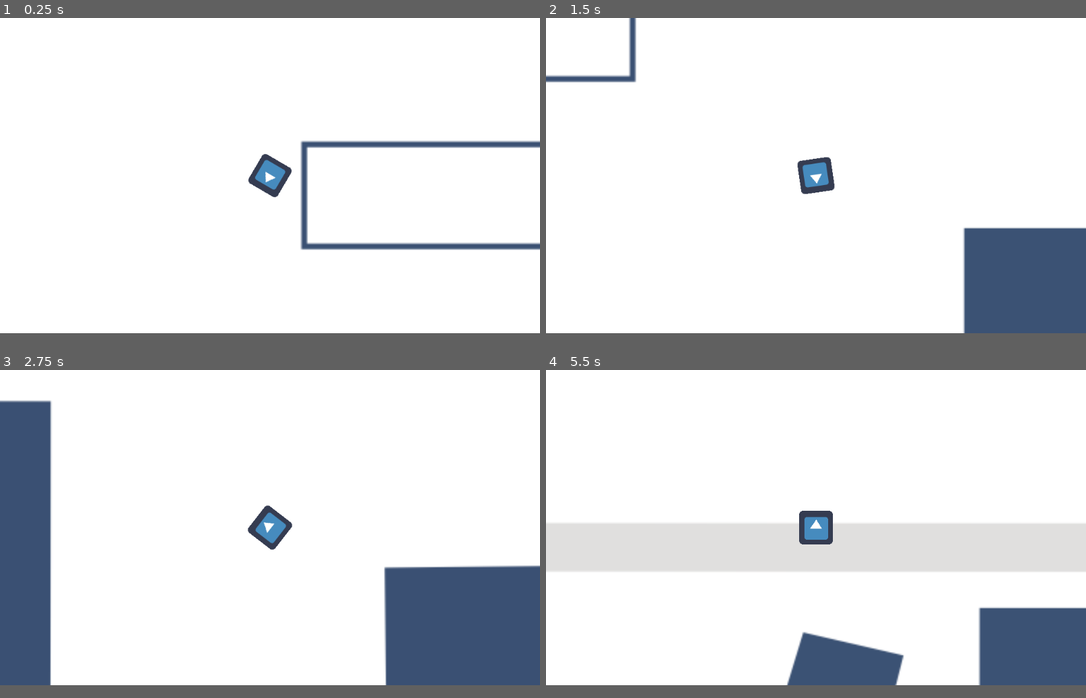
Above: before the commit, frames 1-4 (two rows, left to right).
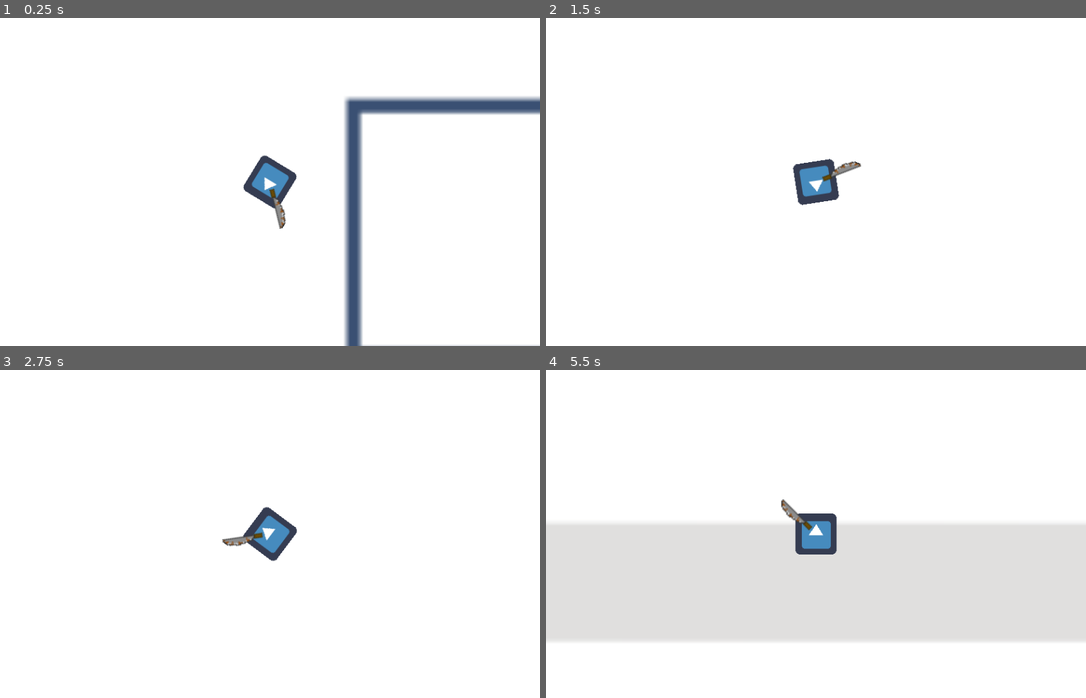
Above: after the commit, the same moments.

Repository: Phantonia/gamejam-2022
Game: Godot game, scene res://game.tscn
The game is run twice, just before and just after one commit, with the same random seed, the same clock (stepped at 60 frames per second) and the same inputs. The engine's default icon, where the game draws it, is replaced by a stand-in: a white triangle on a blue panel in a dark square.
Inputs (mouse positions are in pixels of both pictures, inside the frame that each line leads up to):
- Up to frame 1 (0.25 s): no input
- Up to frame 2 (1.5 s): tap Enter at 0.5 s; move the mouse to (934, 159) at 0.52 s; hold D 0.53-1.28 s; click (934, 159) at 0.67 s; move the mouse to (708, 191) at 1.27 s; hold S from 1.28 s (still down); click (708, 191) at 1.42 s
- Up to frame 3 (2.75 s): move the mouse to (324, 458) at 2.02 s; release S at 2.03 s; hold D from 2.03 s (still down); click (324, 458) at 2.17 s
- Up to frame 4 (5.5 s): move the mouse to (789, 589) at 2.77 s; release D at 2.78 s; hold W 2.78-3.53 s; click (789, 589) at 2.92 s; move the mouse to (978, 573) at 3.52 s; hold A 3.53-5.03 s; click (978, 573) at 3.67 s; move the mouse to (654, 481) at 4.27 s; click (654, 481) at 4.42 s; move the mouse to (843, 527) at 5.02 s; hold S from 5.03 s (still down); click (843, 527) at 5.17 s
The window is 800x468 before the commit and 800x487 after it. Grey fills any space a smaller window leaves; there, only what the larger window draws over its background counts as a difference.

The runs differ from the first frame. In frame 1, 7.4% of the frame differs, in the area x 45-100%, y 24-100%; in frame 2, 8.8%; in frame 3, 20%; in frame 4, 27%, in the area x 0-100%, y 39-97%.

Commit message:
add weapon

Diff:
--- a/player.gd
+++ b/player.gd
@@ -35,7 +35,12 @@
 func _input(event):
 	if event is InputEventMouseButton:
 		if event.button_index == BUTTON_LEFT and event.pressed:
-			print("attack!")
+			attack()
+
+func attack():
+	$WeaponAttachment.rotation = -1
+	yield(get_tree().create_timer(.1), "timeout")
+	$WeaponAttachment.rotation = 0
 
 func _physics_process(delta):
 	move_and_collide(movementInput * speed)
--- a/player.tscn
+++ b/player.tscn
@@ -1,10 +1,11 @@
-[gd_scene load_steps=4 format=2]
+[gd_scene load_steps=5 format=2]
 
 [ext_resource path="res://icon.png" type="Texture" id=1]
 [ext_resource path="res://player.gd" type="Script" id=2]
+[ext_resource path="res://assets/player/player_weapon.png" type="Texture" id=3]
 
 [sub_resource type="CircleShape2D" id=1]
-radius = 35.0571
+radius = 19.0
 
 [node name="KinematicBody2D" type="KinematicBody2D"]
 script = ExtResource( 2 )
@@ -13,7 +14,15 @@
 shape = SubResource( 1 )
 
 [node name="Sprite" type="Sprite" parent="."]
+scale = Vector2( 0.5, 0.5 )
 texture = ExtResource( 1 )
 
 [node name="Camera2D" type="Camera2D" parent="."]
 current = true
+zoom = Vector2( 0.5, 0.5 )
+
+[node name="WeaponAttachment" type="Node2D" parent="."]
+
+[node name="Sprite2" type="Sprite" parent="WeaponAttachment"]
+position = Vector2( -15, -15 )
+texture = ExtResource( 3 )
--- a/project.godot
+++ b/project.godot
@@ -14,6 +14,14 @@
 run/main_scene="res://game.tscn"
 config/icon="res://icon.png"
 
+[display]
+
+window/size/width=420
+window/size/height=256
+window/size/resizable=false
+window/size/test_width=840
+window/size/test_height=512
+
 [gui]
 
 common/drop_mouse_on_gui_input_disabled=true
Binary file added: assets/player/player_weapon.png
Not shown, added: assets/player/player_weapon.png.import
